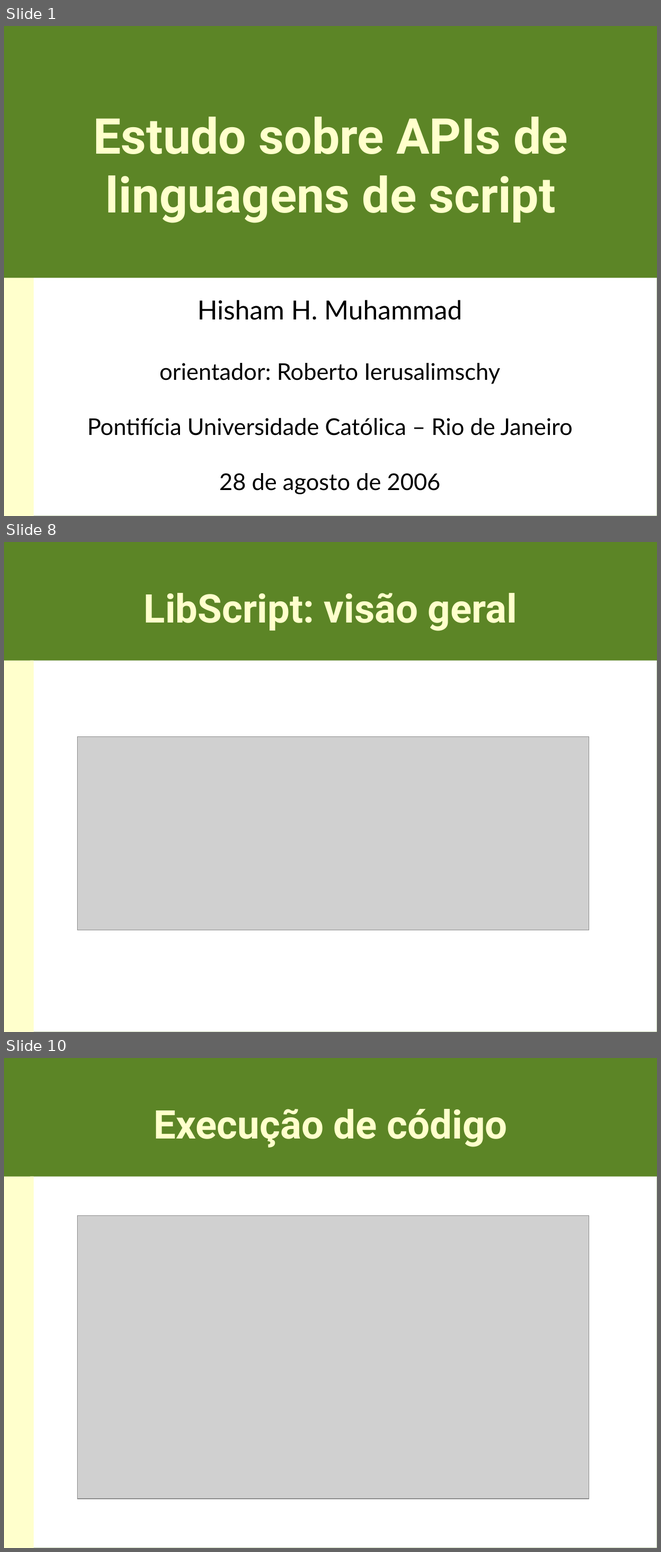
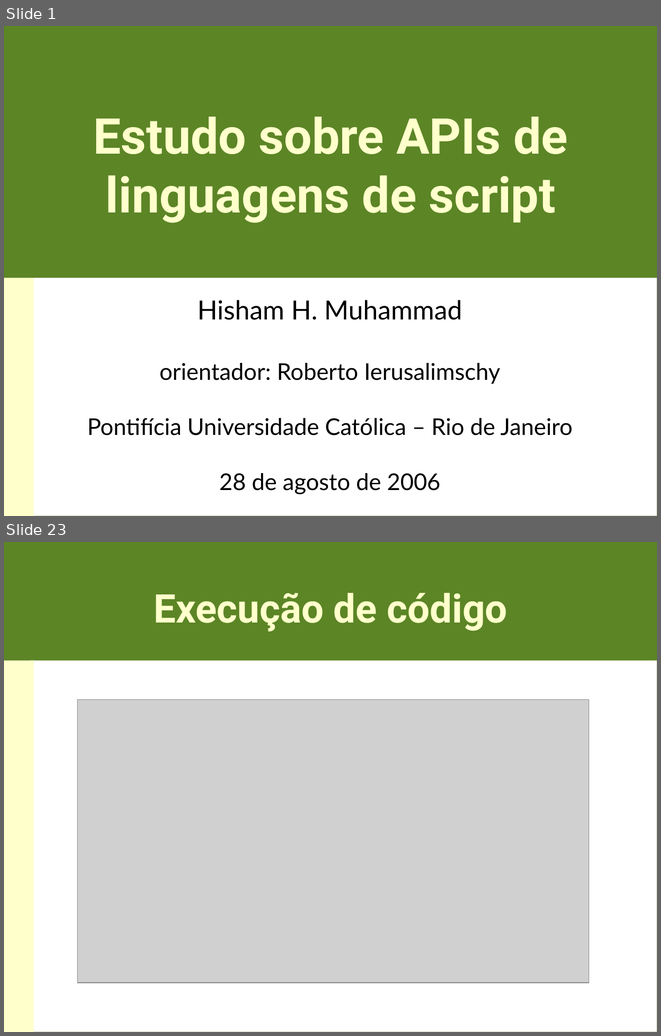
Before and after one commit to hishamhm/libscript, a slide deck: doc/apresentacao.odp. Shown one above the other, each under a label of ours: slides 1, 8 and 10 before the commit, slides 1 and 23 after it; the slides between them are not shown. The pictures are 661x1552 and 661x1036 pixels, drawn with LibreOffice and Linux fonts; fonts in the diff are those of the drawing; grey boxes stand for pictures. Boxes give left, top, right and bottom in pixels: in the first picture for what was removed or moved away, otherwise in the second. Text is boxed around its words. In the diff, an @@ line names an element or a change of style, - is before the commit and + after.

```diff
--- a/doc/apresentacao.odp
+++ b/doc/apresentacao.odp
@@ slide 8 removed at [4,542,657,1032], background #5C8526; not listed: 2 template elements that a slide beside it also shows @@
@@ title removed at [144,593,518,631] @@
-LibScript: visão geral
@@ picture removed at [78,737,589,930] @@
@@ what was slide 10 is now slide 23 @@
```
Also in this commit, not shown: 6 slides changed, 22 slides added, 1 other slide removed, 1 other file.
